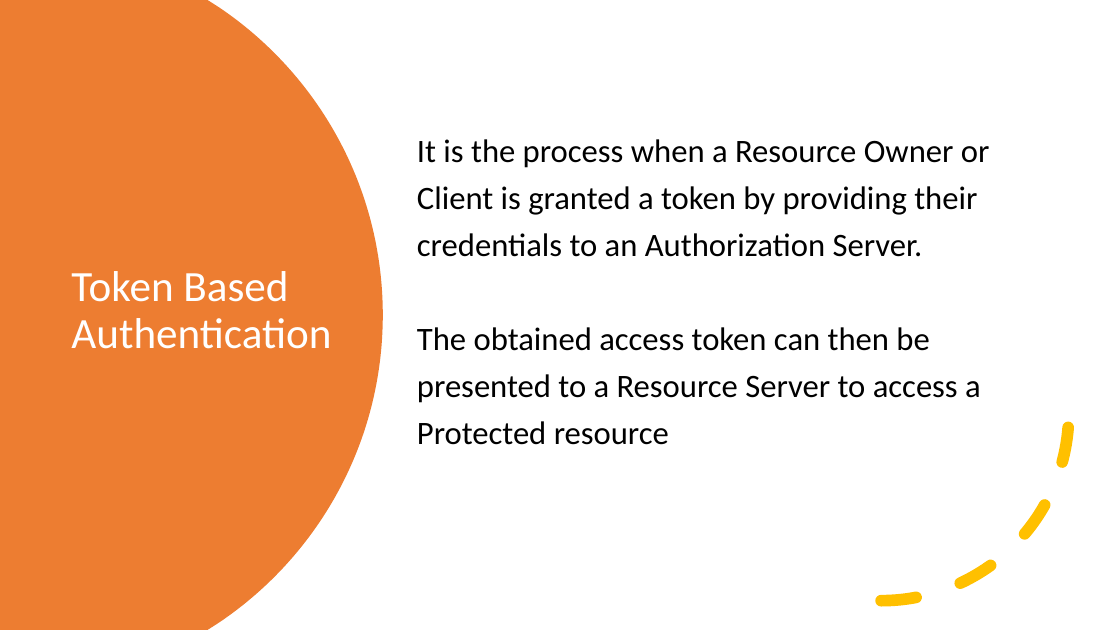
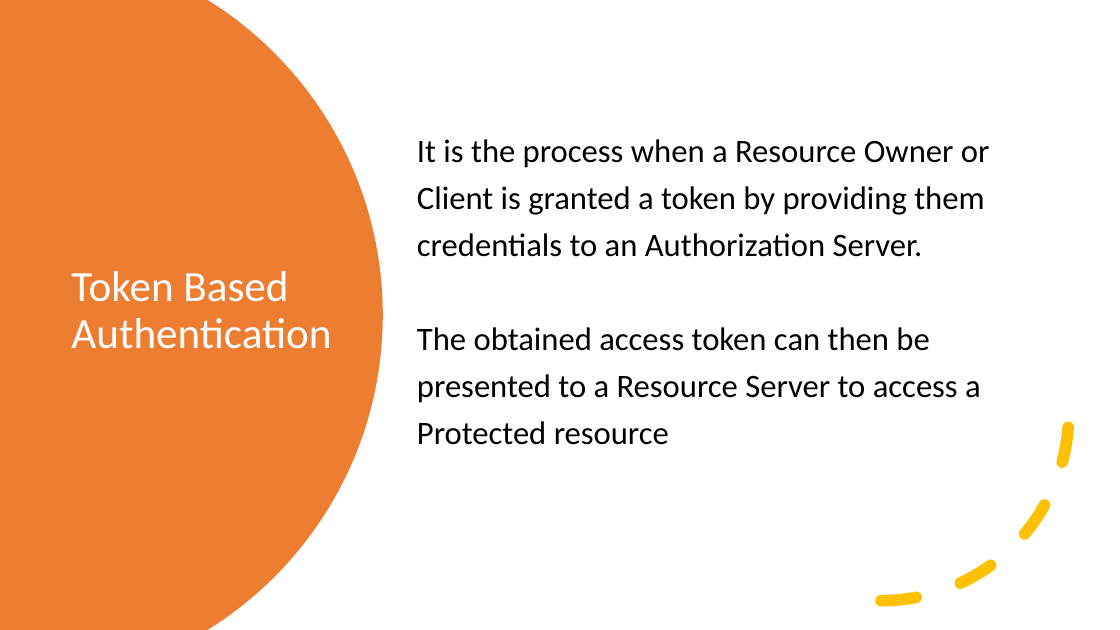
Before and after one commit to byteridge/GarageInternship2020, a slide deck: slide 14 of WebApi/WEB API 2.0 (1).pptx (slide 10 before the commit). Drawn at 1120x630 pixels with LibreOffice and Linux fonts; fonts in the diff are those of the drawing. Boxes give left, top, right and bottom in pixels: in the first picture for what was removed or moved away, otherwise in the second. Text is boxed around its words. In the diff, an @@ line names an element or a change of style, - is before the commit and + after.

```diff
--- a/WebApi/WEB API 2.0 (1).pptx
+++ b/WebApi/WEB API 2.0 (1).pptx
@@ text at box(417, 186, 984, 215): text changed @@
-Client is granted a token by providing their
+Client is granted a token by providing them
```
Also in this commit, not shown: 7 other slides changed, 2 slides added, 4 slides removed.
